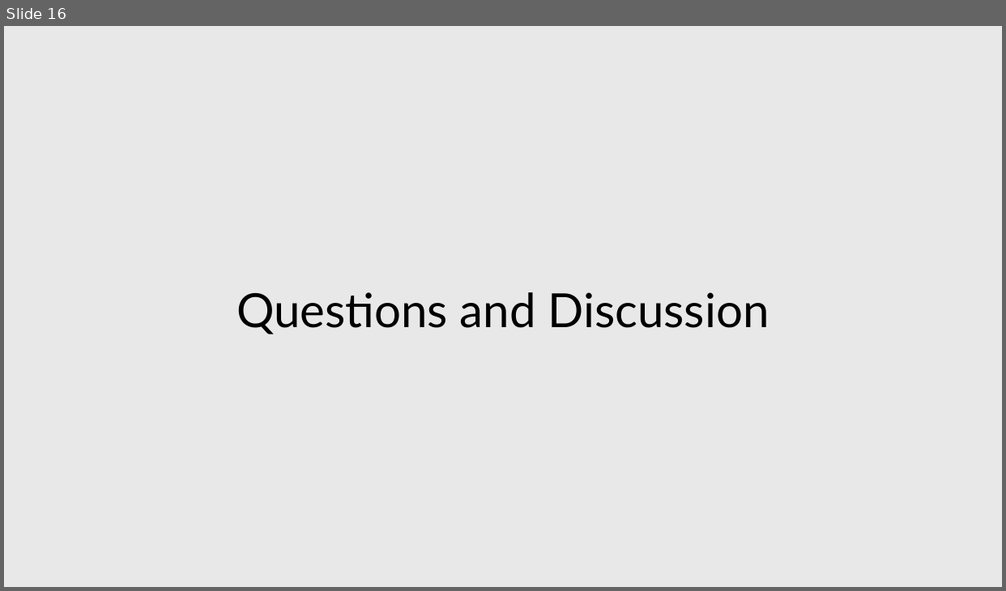
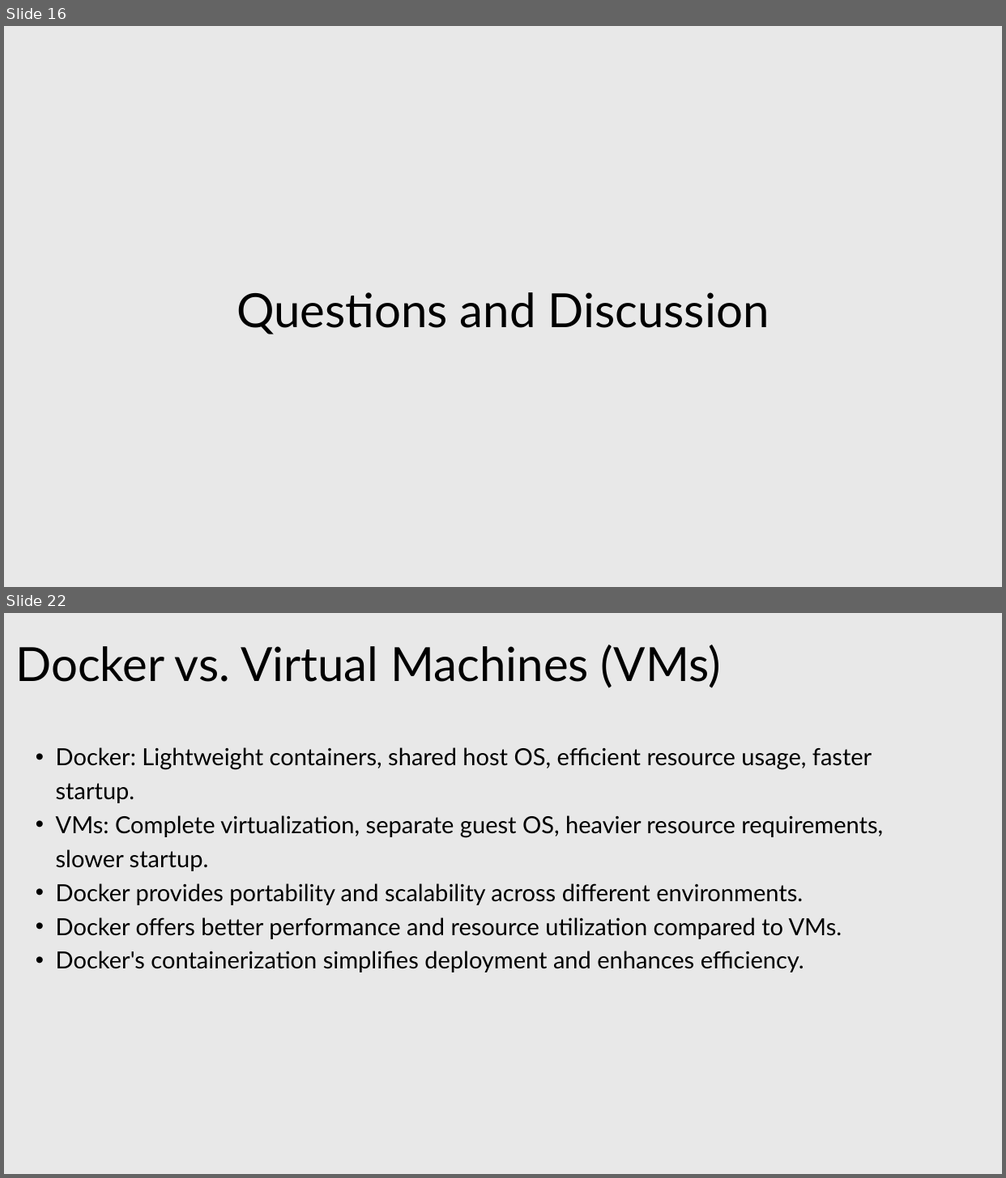
Before and after one commit to tranphuquy19/QA-DevOps-training, a slide deck: DevOps Principles and Practices for QA Professionals.pptx. Shown one above the other, each under a label of ours: slide 16 before the commit, slides 16 and 22 after it; the slides between them are not shown. The pictures are 1006x591 and 1006x1178 pixels, drawn with LibreOffice and Linux fonts; fonts in the diff are those of the drawing. Boxes give left, top, right and bottom in pixels: in the first picture for what was removed or moved away, otherwise in the second. Text is boxed around its words. In the diff, an @@ line names an element or a change of style, - is before the commit and + after.

```diff
--- a/DevOps Principles and Practices for QA Professionals.pptx
+++ b/DevOps Principles and Practices for QA Professionals.pptx
@@ slide 22 added at (x1=4, y1=613, x2=1002, y2=1174), background #E8E8E8 @@
@@ text added at (x1=15, y1=645, x2=721, y2=688), 68 pt, text #000000 @@
+Docker vs. Virtual Machines (VMs)
@@ text added at (x1=56, y1=747, x2=883, y2=973), 34 pt, text #000000 @@
+  • Docker: Lightweight containers, shared host OS, efficient resource usage, faster startup.
+  • VMs: Complete virtualization, separate guest OS, heavier resource requirements, slower startup.
+  • Docker provides portability and scalability across different environments.
+  • Docker offers better performance and resource utilization compared to VMs.
+  • Docker's containerization simplifies deployment and enhances efficiency.
```
Also in this commit, not shown: 2 slides changed, 27 other slides added, 18 other files.
